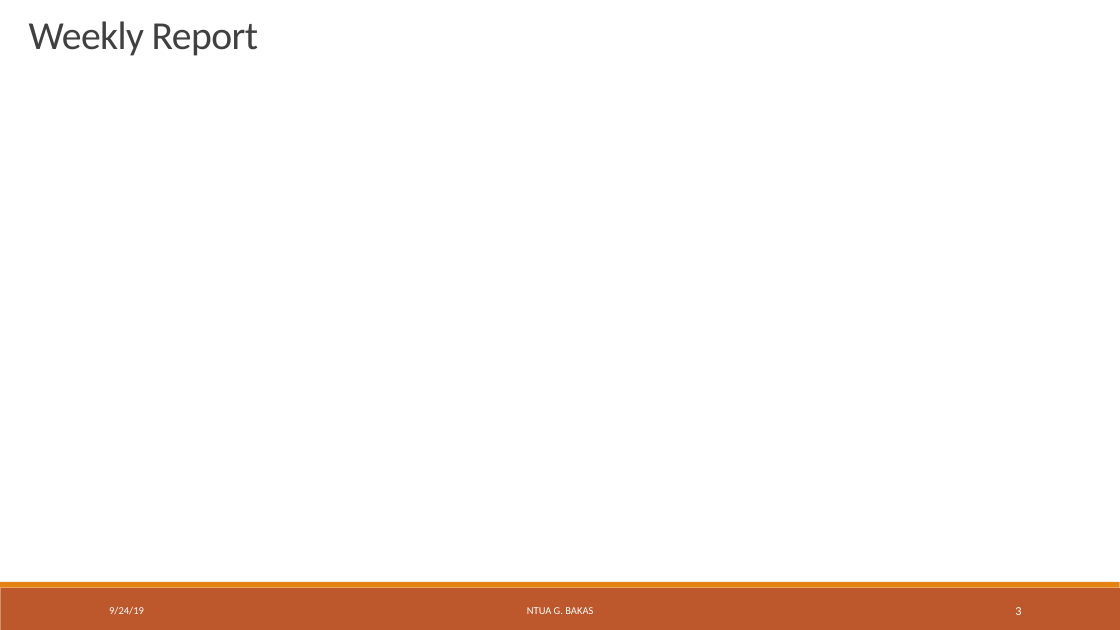
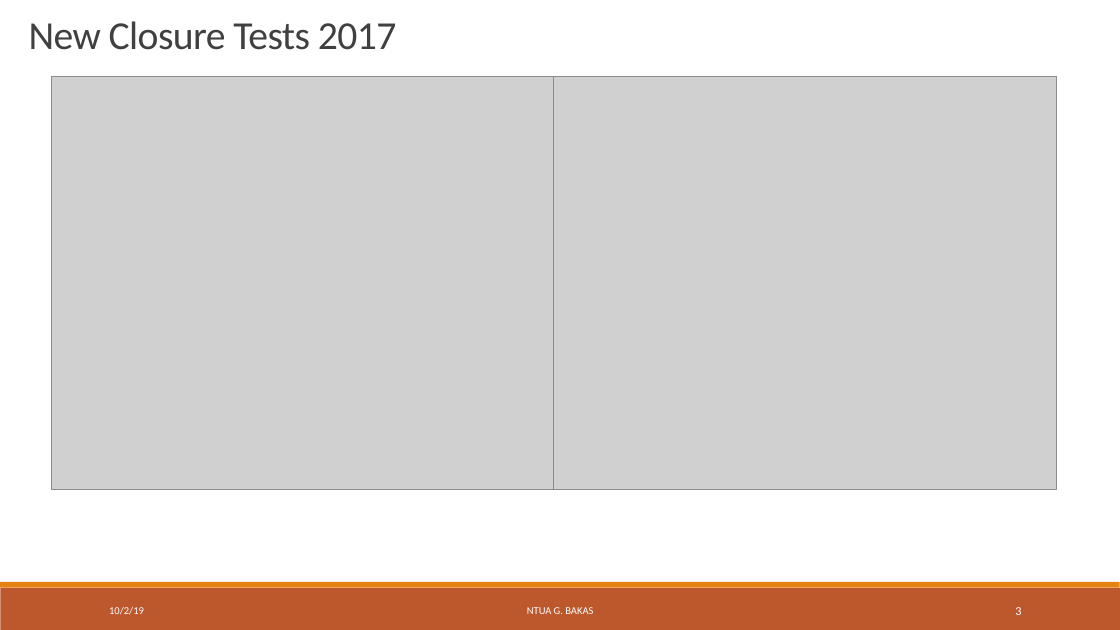
Before and after one commit to georgebakas/HEP-NTUA, a slide deck: slide 3 of Weekly Meetings/HEP_Weekly_25September2019.pptx. Drawn at 1120x630 pixels with LibreOffice and Linux fonts; fonts in the diff are those of the drawing; grey boxes stand for pictures; background and template pictures are left out. Boxes give left, top, right and bottom in pixels: in the first picture for what was removed or moved away, otherwise in the second. Text is boxed around its words. In the diff, an @@ line names an element or a change of style, - is before the commit and + after.

```diff
--- a/Weekly Meetings/HEP_Weekly_25September2019.pptx
+++ b/Weekly Meetings/HEP_Weekly_25September2019.pptx
@@ text at [29, 21, 397, 50]: text changed @@
-Weekly Report
+New Closure Tests 2017
@@ picture added at [51, 76, 554, 490] @@
@@ picture added at [554, 76, 1056, 490] @@
@@ text at [109, 607, 144, 615]: text changed @@
-9/24/19
+10/2/19
```
Also in this commit, not shown: 1 other slide changed, 3 slides added, 12 other files.
